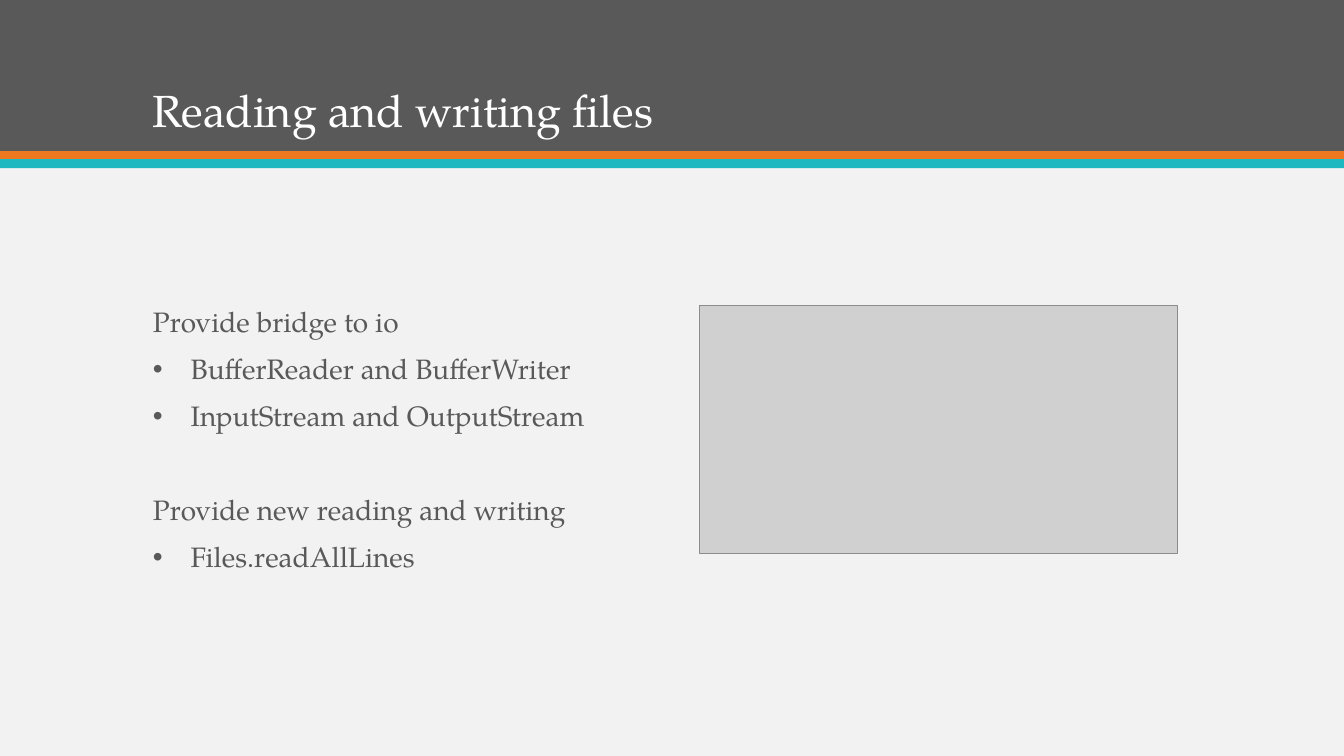
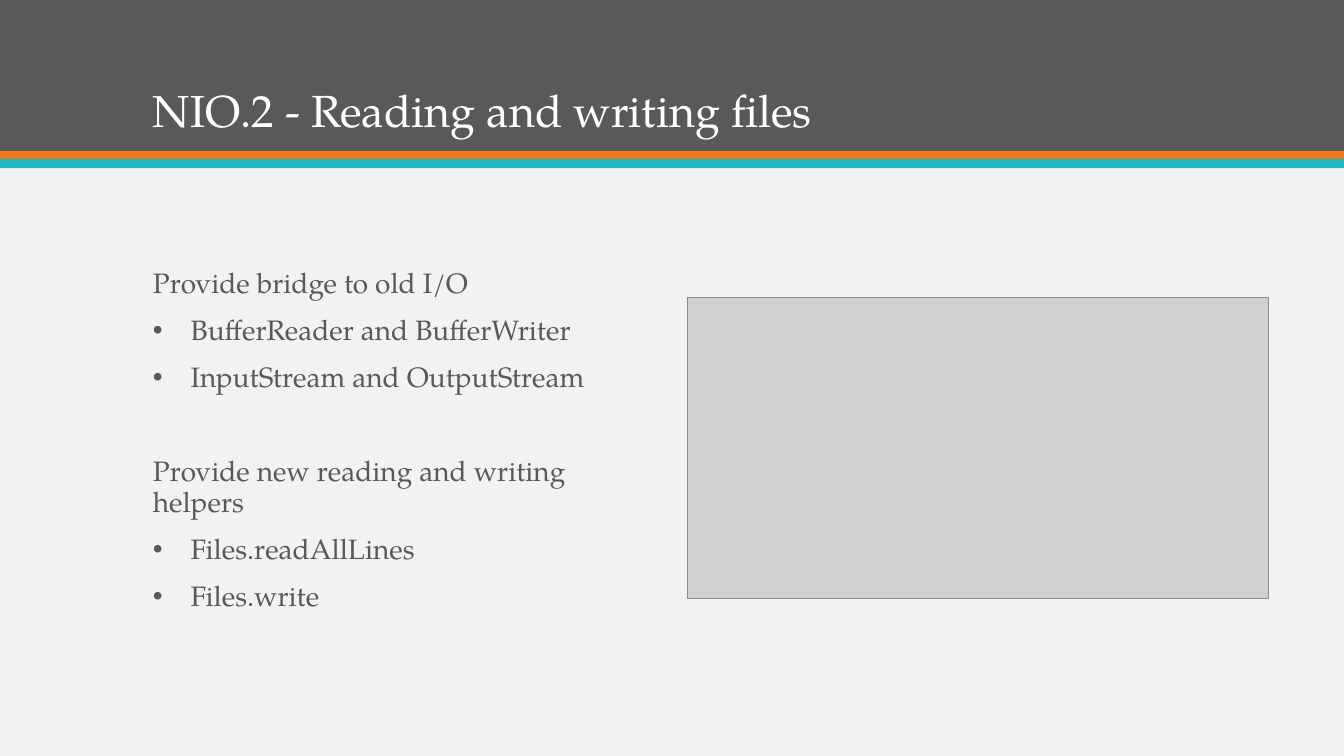
Before and after one commit to KKAries/my-repository, a slide deck: slide 21 of Brief Introduction of Java 7.pptx (slide 16 before the commit). Drawn at 1344x756 pixels with LibreOffice and Linux fonts; fonts in the diff are those of the drawing; grey boxes stand for pictures. Boxes give left, top, right and bottom in pixels: in the first picture for what was removed or moved away, otherwise in the second. Text is boxed around its words. In the diff, an @@ line names an element or a change of style, - is before the commit and + after.

```diff
--- a/Brief Introduction of Java 7.pptx
+++ b/Brief Introduction of Java 7.pptx
@@ title at bbox=[153, 94, 812, 140]: text changed @@
-Reading and writing files
+NIO.2 - Reading and writing files
@@ text at bbox=[153, 272, 468, 301]: text changed @@
-Provide bridge to io
+Provide bridge to old I/O
@@ picture: place and size @@
-picture at bbox=[700, 306, 1178, 554]
+picture at bbox=[688, 297, 1269, 599]
@@ text at bbox=[153, 460, 566, 520]: text changed @@
-Provide new reading and writing
+Provide new reading and writing helpers
@@ text at bbox=[191, 586, 320, 607]: paragraph added @@
+• Files.write
```
Also in this commit, not shown: 17 other slides changed, 12 slides added, 3 slides removed, 2 other files.
